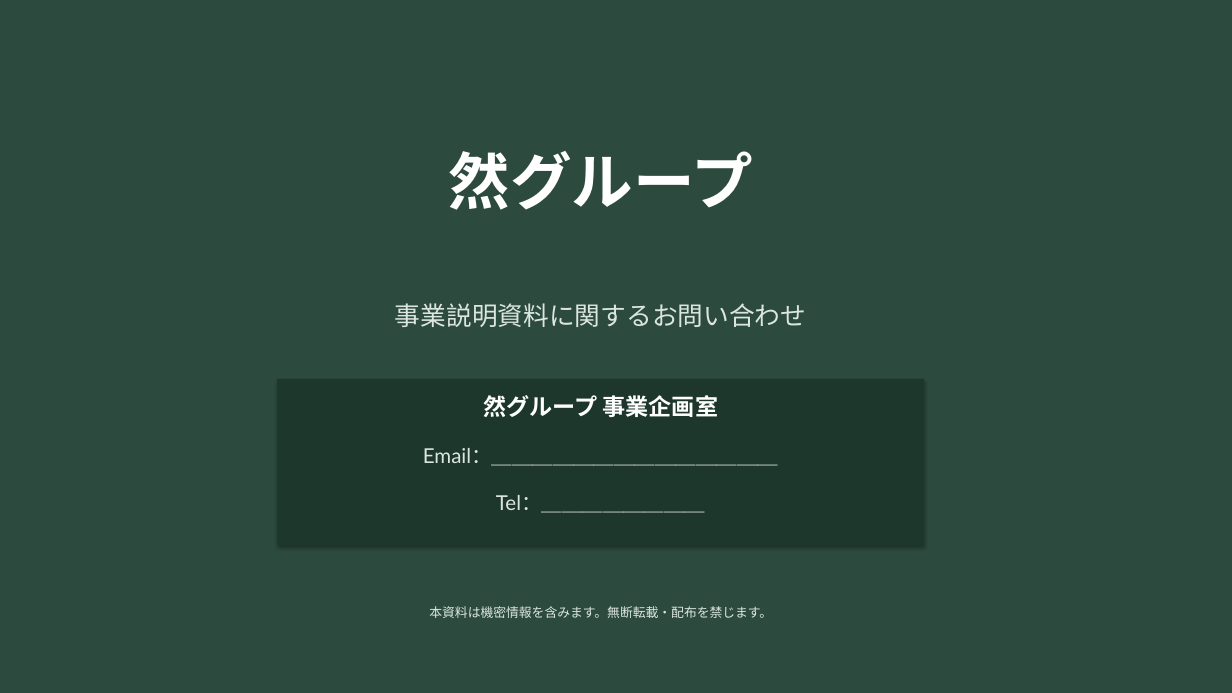
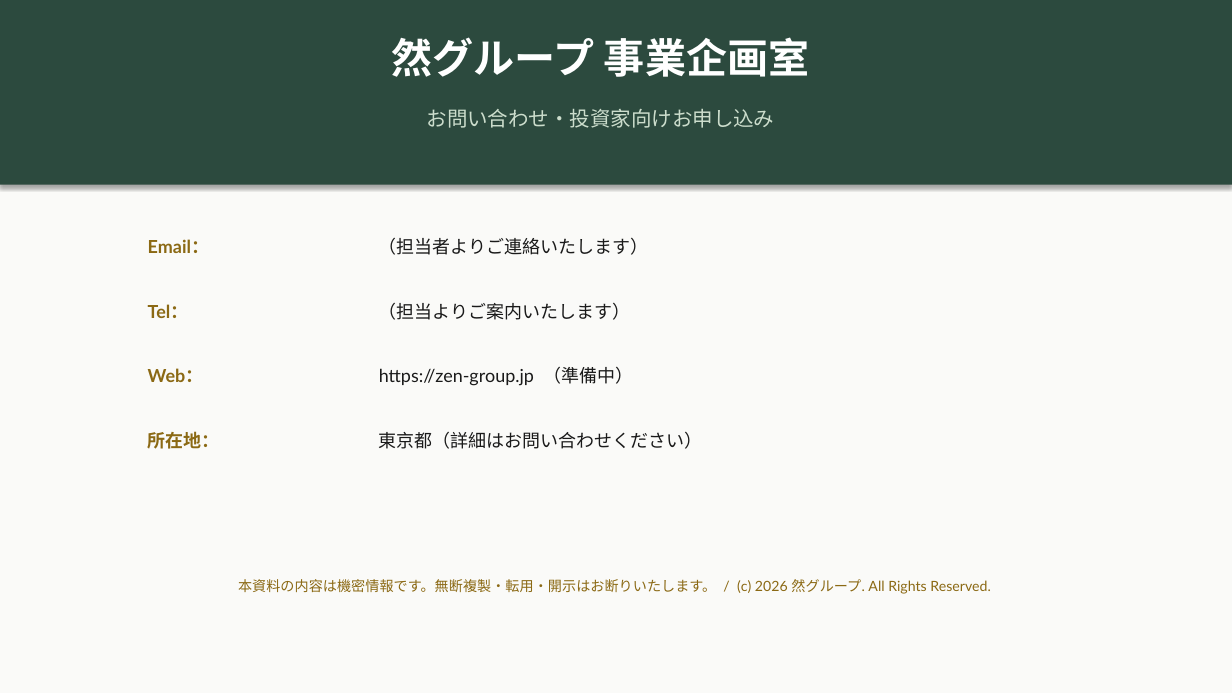
Before and after one commit to hunkotusaisinryo-lab/test-repo, a slide deck: slide 15 of zen/07_融資・投資家資料/然グループ_統合ピッチデッキ.pptx. Drawn at 1232x693 pixels with LibreOffice and Linux fonts; fonts in the diff are those of the drawing. Boxes give left, top, right and bottom in pixels: in the first picture for what was removed or moved away, otherwise in the second. Text is boxed around its words. In the diff, an @@ line names an element or a change of style, - is before the commit and + after.

```diff
--- a/zen/07_融資・投資家資料/然グループ_統合ピッチデッキ.pptx
+++ b/zen/07_融資・投資家資料/然グループ_統合ピッチデッキ.pptx
@@ rectangle: place and size @@
-rectangle at bbox=[0, 0, 1232, 693]
+rectangle at bbox=[0, 0, 1232, 185]
@@ text at bbox=[392, 37, 809, 77]: text changed; size 48 to 32 pt @@
-然グループ
+然グループ 事業企画室
@@ text at bbox=[427, 109, 775, 128]: text changed; size 20 to 16 pt; text colour #DCE6E1 to #CCDDCC @@
-事業説明資料に関するお問い合わせ
+お問い合わせ・投資家向けお申し込み
@@ text at bbox=[148, 239, 209, 253]: text changed; size 16 to 14 pt; text colour #DCE6E1 to #8B6914; bold on @@
-Email：＿＿＿＿＿＿＿＿＿＿＿＿＿＿
+Email：
@@ text added at bbox=[379, 238, 649, 255], 14 pt, text #1A1A1A @@
+（担当者よりご連絡いたします）
@@ text at bbox=[148, 304, 189, 318]: text changed; size 16 to 14 pt; text colour #DCE6E1 to #8B6914; bold on @@
-Tel：＿＿＿＿＿＿＿＿
+Tel：
@@ text added at bbox=[379, 303, 631, 320], 14 pt, text #1A1A1A @@
+（担当よりご案内いたします）
@@ text added at bbox=[148, 368, 204, 382], 14 pt, text #8B6914, bold @@
+Web：
@@ rectangle removed at bbox=[277, 379, 924, 545] @@
@@ text added at bbox=[379, 367, 633, 386], 14 pt, text #1A1A1A @@
+https://zen-group.jp （準備中）
@@ text removed at bbox=[483, 395, 719, 417] @@
-然グループ 事業企画室
@@ text added at bbox=[148, 431, 220, 449], 14 pt, text #8B6914, bold @@
+所在地：
@@ text added at bbox=[379, 432, 703, 449], 14 pt, text #1A1A1A @@
+東京都（詳細はお問い合わせください）
@@ text at bbox=[238, 579, 991, 594]: text changed; size 10 to 11 pt; text colour #DCE6E1 to #8B6914 @@
-本資料は機密情報を含みます。無断転載・配布を禁じます。
+本資料の内容は機密情報です。無断複製・転用・開示はお断りいたします。 / (c) 2026 然グループ. All Rights Reserved.
```
Also in this commit, not shown: 3 other slides changed, 11 slides added, 11 slides removed, 1 other file.
